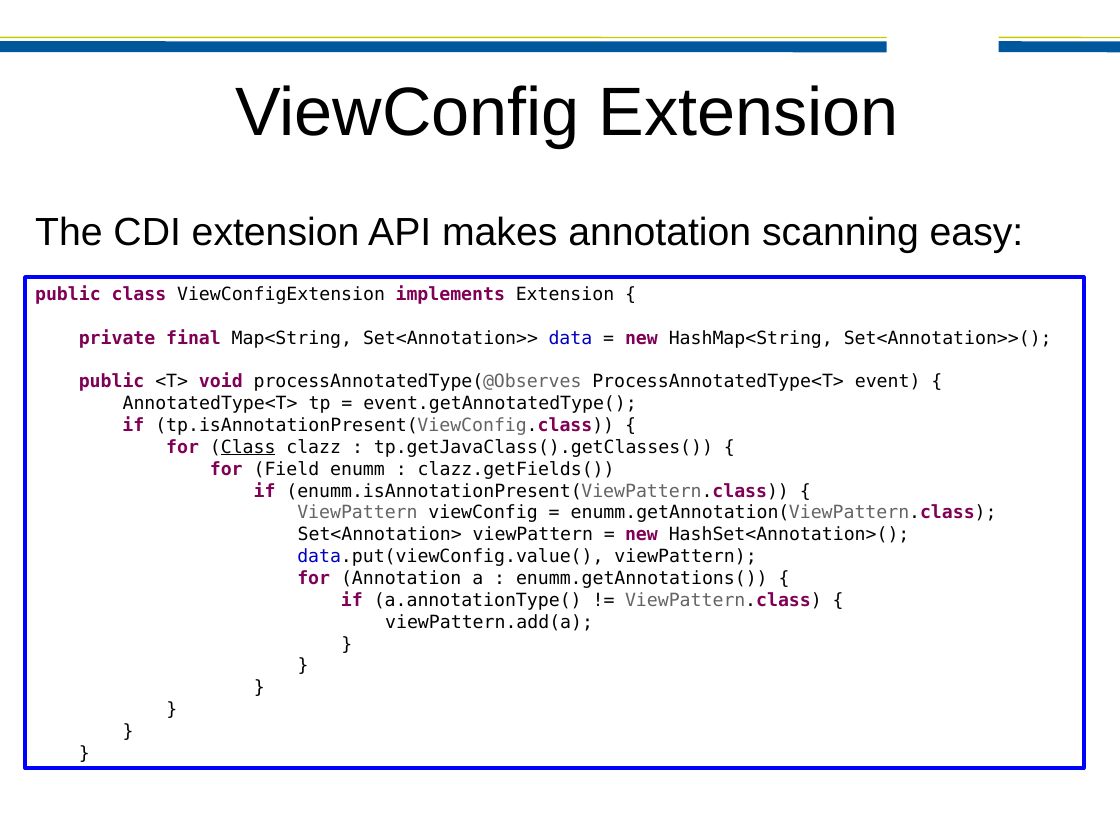
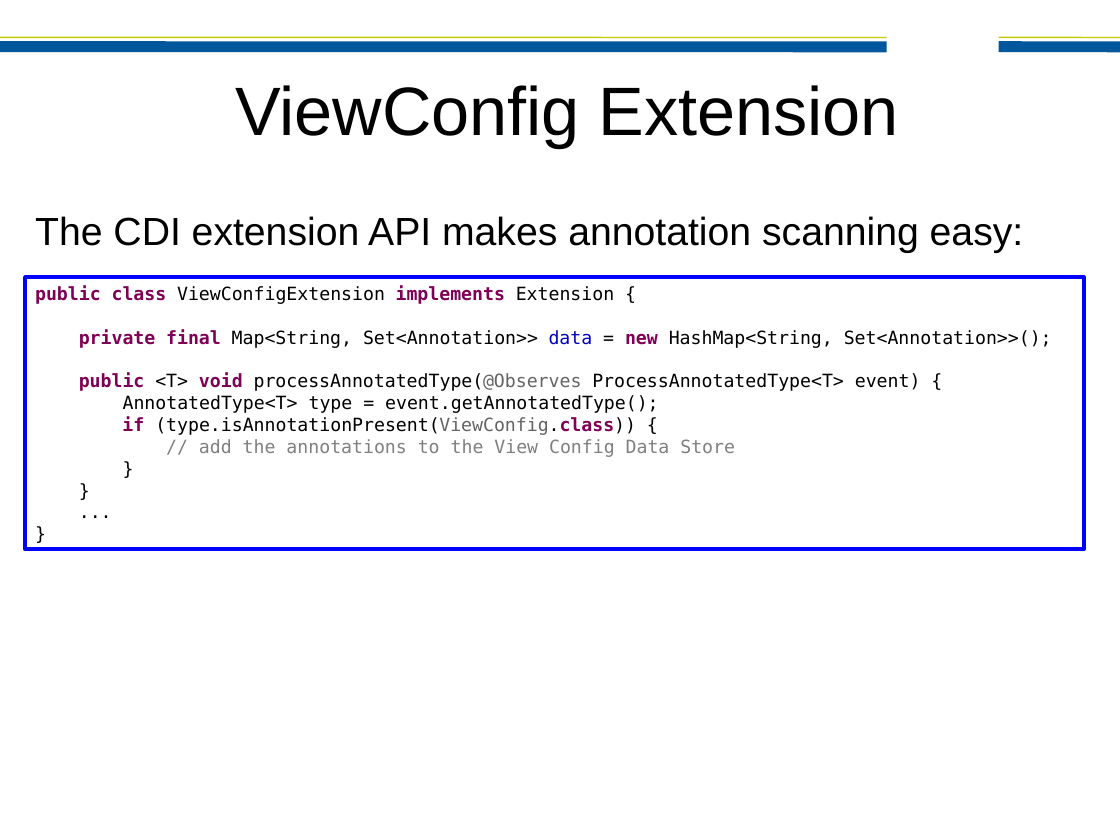
Before and after one commit to bleathem/talks, a slide deck: slide 44 of JAXConf 2011.odp (slide 43 before the commit). Drawn at 1120x840 pixels with LibreOffice and Linux fonts; fonts in the diff are those of the drawing; background and template pictures are left out. Boxes give left, top, right and bottom in pixels: in the first picture for what was removed or moved away, otherwise in the second. Text is boxed around its words. In the diff, an @@ line names an element or a change of style, - is before the commit and + after.

```diff
--- a/JAXConf 2011.odp
+++ b/JAXConf 2011.odp
@@ text in rectangle at bbox=[25, 277, 1084, 549]: paragraph added @@
+...
@@ text in rectangle at bbox=[25, 277, 1084, 549]: paragraphs removed @@
-}
-}
-}
@@ rectangle "public class ViewConfigExtension implements Extension ...": place and size @@
-rectangle "public class ViewConfigExtension implements Extension ..." at bbox=[25, 277, 1084, 768]
+rectangle "public class ViewConfigExtension implements Extension ..." at bbox=[25, 277, 1084, 549]
@@ text in rectangle at bbox=[122, 395, 735, 457]: text changed @@
-AnnotatedType<T> tp = event.getAnnotatedType();
-if (tp.isAnnotationPresent(ViewConfig.class)) {
-for (Class clazz : tp.getJavaClass().getClasses()) {
-for (Field enumm : clazz.getFields())
-if (enumm.isAnnotationPresent(ViewPattern.class)) {
-ViewPattern viewConfig = enumm.getAnnotation(ViewPattern.class);
-Set<Annotation> viewPattern = new HashSet<Annotation>();
-data.put(viewConfig.value(), viewPattern);
-for (Annotation a : enumm.getAnnotations()) {
-if (a.annotationType() != ViewPattern.class) {
-viewPattern.add(a);
+AnnotatedType<T> type = event.getAnnotatedType();
+if (type.isAnnotationPresent(ViewConfig.class)) {
+// add the annotations to the View Config Data Store
```
Also in this commit, not shown: 42 other slides changed, 3 slides added.
